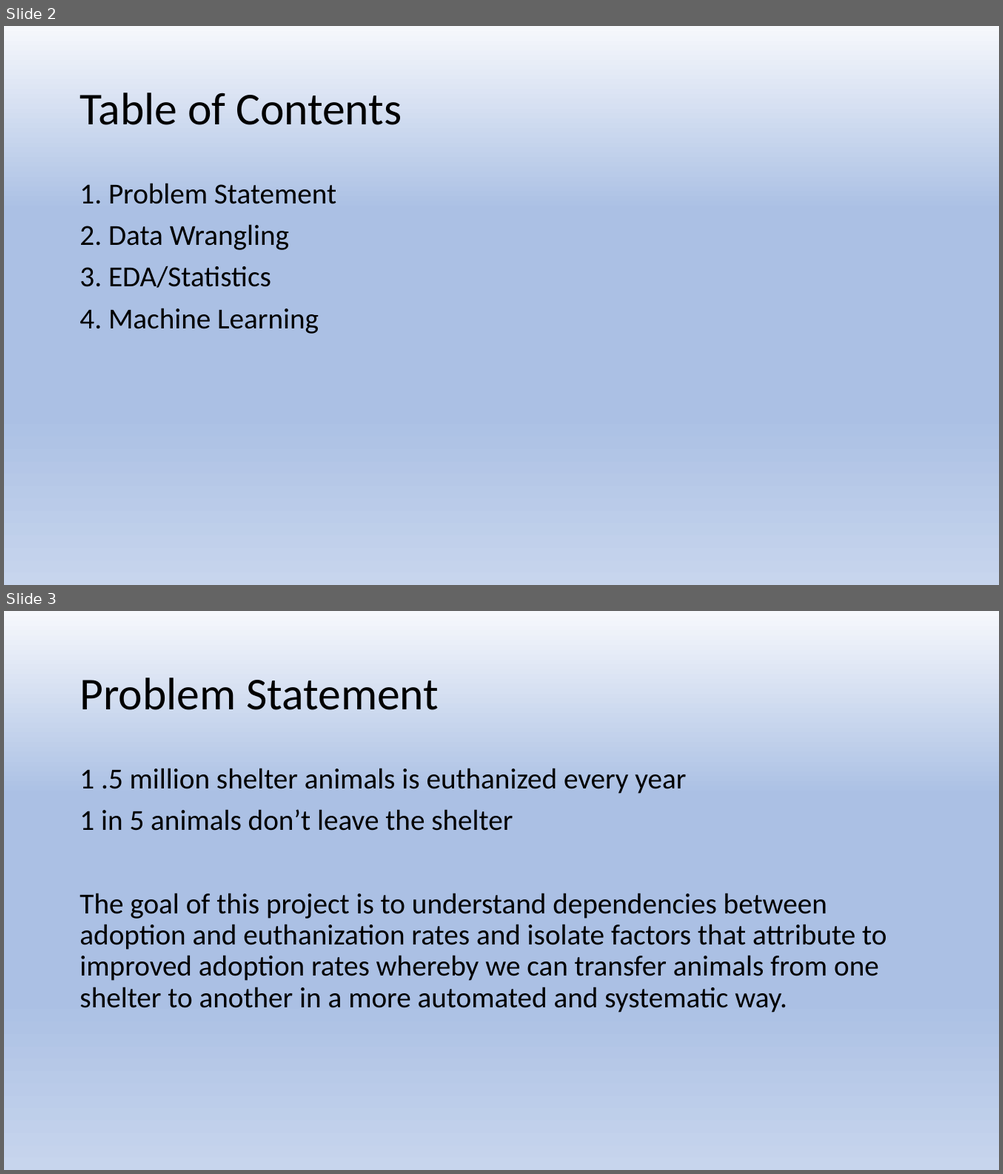
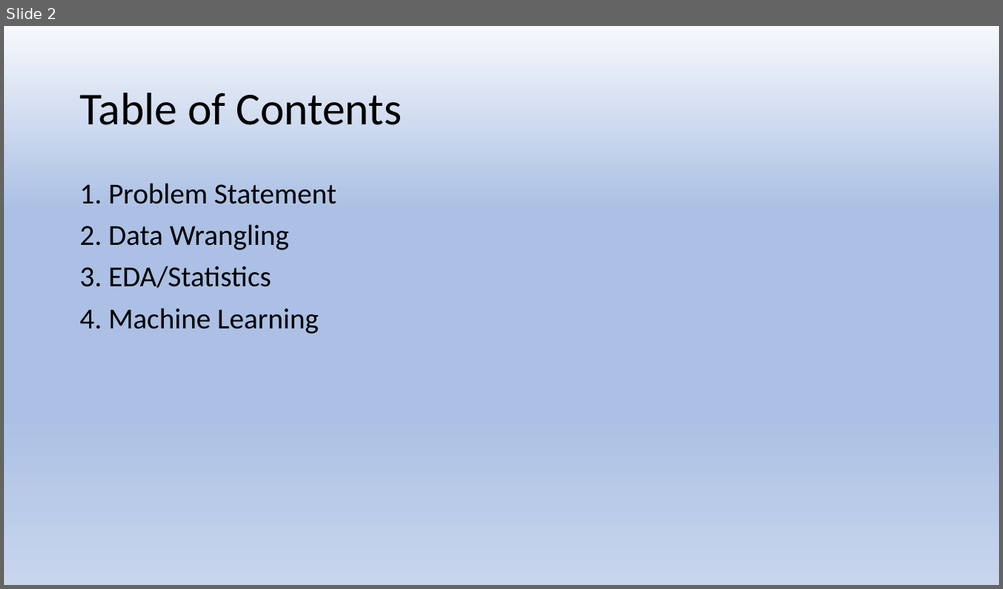
Before and after one commit to activerabbit/Springboard, a slide deck: Project/Presentation.pptx. Shown one above the other, each under a label of ours: slides 2 and 3 before the commit, slide 2 after it. The pictures are 1003x1174 and 1003x589 pixels, drawn with LibreOffice and Linux fonts; fonts in the diff are those of the drawing. Boxes give left, top, right and bottom in pixels: in the first picture for what was removed or moved away, otherwise in the second. Text is boxed around its words. In the diff, an @@ line names an element or a change of style, - is before the commit and + after.

```diff
--- a/Project/Presentation.pptx
+++ b/Project/Presentation.pptx
@@ slide 3 removed at <box>4,611,999,1170</box>, background gradient #F6F8FC to #ABC0E4 to #C7D5ED @@
@@ title removed at <box>79,678,438,710</box> @@
-Problem Statement
@@ text removed at <box>79,768,886,1013</box> @@
-1 .5 million shelter animals is euthanized every year
-1 in 5 animals don’t leave the shelter
-The goal of this project is to understand dependencies between adoption and euthanization rates and isolate factors that attribute to improved adoption rates whereby we can transfer animals from one shelter to another in a more automated and systematic way.
```
Also in this commit, not shown: 2 slides changed.
